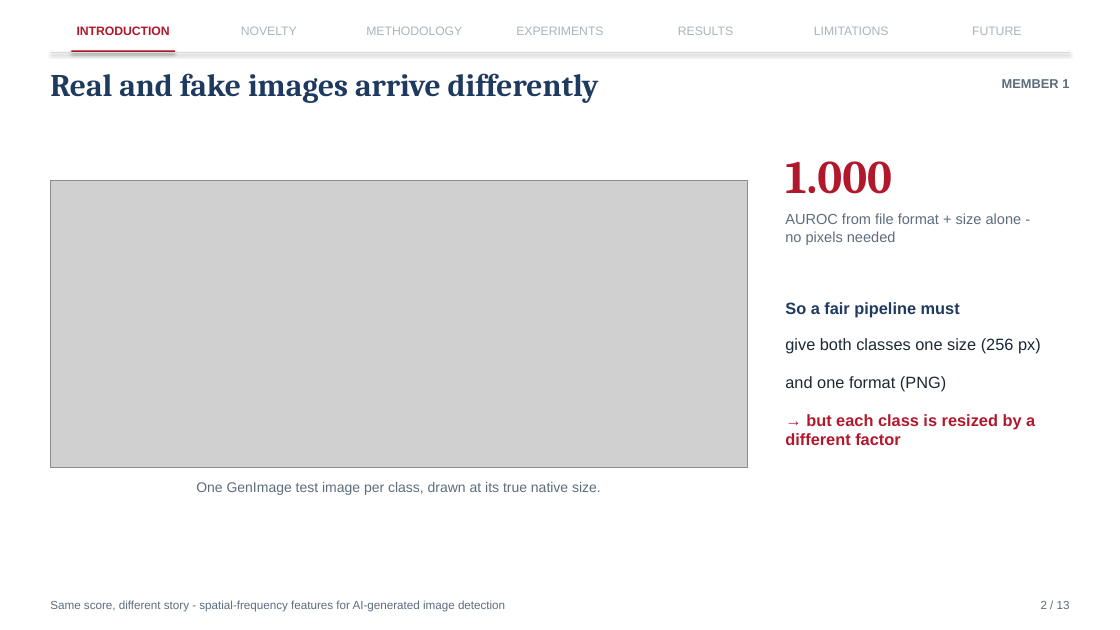
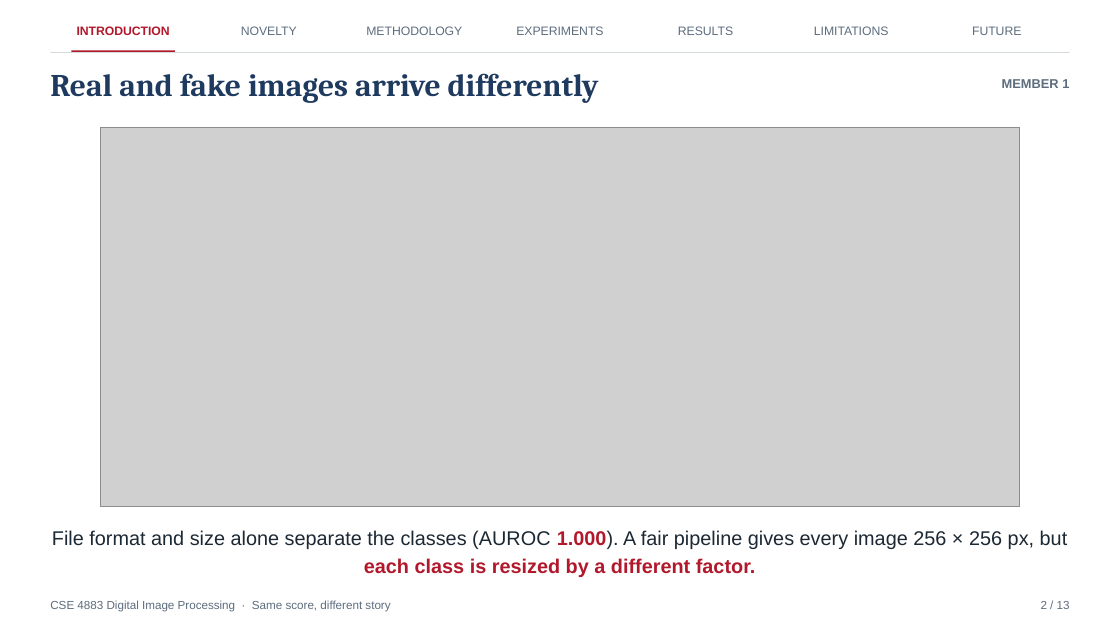
Before and after one commit to Omlan14/spatial-spectral-forensics, a slide deck: slide 2 of presentation/final_presentation.pptx. Drawn at 1120x630 pixels with LibreOffice and Linux fonts; fonts in the diff are those of the drawing; grey boxes stand for pictures. Boxes give left, top, right and bottom in pixels: in the first picture for what was removed or moved away, otherwise in the second. Text is boxed around its words. In the diff, an @@ line names an element or a change of style, - is before the commit and + after.

```diff
--- a/presentation/final_presentation.pptx
+++ b/presentation/final_presentation.pptx
@@ text colour #A9B4C0 to #5D6D7E in 6 elements at (x1=241, y1=26, x2=297, y2=35), (x1=366, y1=26, x2=462, y2=35), (x1=516, y1=26, x2=603, y2=35), (x1=678, y1=26, x2=733, y2=35), (x1=814, y1=26, x2=889, y2=35), (x1=972, y1=26, x2=1021, y2=35) @@
@@ rectangle at (x1=50, y1=52, x2=1070, y2=53): shadow off @@
@@ rectangle at (x1=71, y1=50, x2=175, y2=53): shadow off @@
@@ picture resized from (x1=50, y1=181, x2=748, y2=468) to (x1=101, y1=128, x2=1019, y2=507) @@
@@ text removed at (x1=785, y1=161, x2=892, y2=194) @@
-1.000
@@ text removed at (x1=785, y1=213, x2=1022, y2=245) @@
-AUROC from file format + size alone -
-no pixels needed
@@ text removed at (x1=785, y1=302, x2=960, y2=318) @@
-So a fair pipeline must
@@ text removed at (x1=785, y1=338, x2=1041, y2=354) @@
-give both classes one size (256 px)
@@ text removed at (x1=785, y1=376, x2=946, y2=392) @@
-and one format (PNG)
@@ text removed at (x1=785, y1=414, x2=1035, y2=445) @@
-→ but each class is resized by a different factor
@@ text removed at (x1=196, y1=482, x2=601, y2=495) @@
-One GenImage test image per class, drawn at its true native size.
@@ text added at (x1=52, y1=530, x2=1068, y2=577), 17 pt, text #1C2833 @@
+File format and size alone separate the classes (AUROC 1.000). A fair pipeline gives every image 256 × 256 px, but each class is resized by a different factor.
@@ text at (x1=50, y1=600, x2=390, y2=612): text changed @@
-Same score, different story - spatial-frequency features for AI-generated image detection
+CSE 4883 Digital Image Processing · Same score, different story
```
Also in this commit, not shown: 12 other slides changed, 2 other files.
